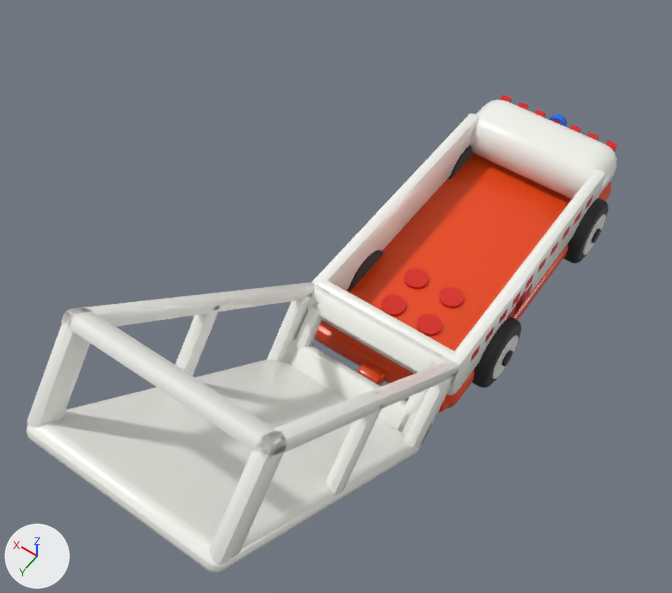
An edit to the glTF model assets/models/toys/krankenwagen.glb, drawn before and after from the same camera.
Rendered twice from a 50 mm camera at (-1.03, 2.42, 3.12) aimed at (0.13, 0.79, 0.57). The lights are fixed; the arrows at lower left show +X, +Y and +Z. The first picture is the older version. Where no turn or scale is listed for an object, it has been applied to the vertices. Vertices at exactly the same position are counted once.

In view in the first picture: 'body', 'wheel-back-right', 'wheel-front-right' and 2 more.
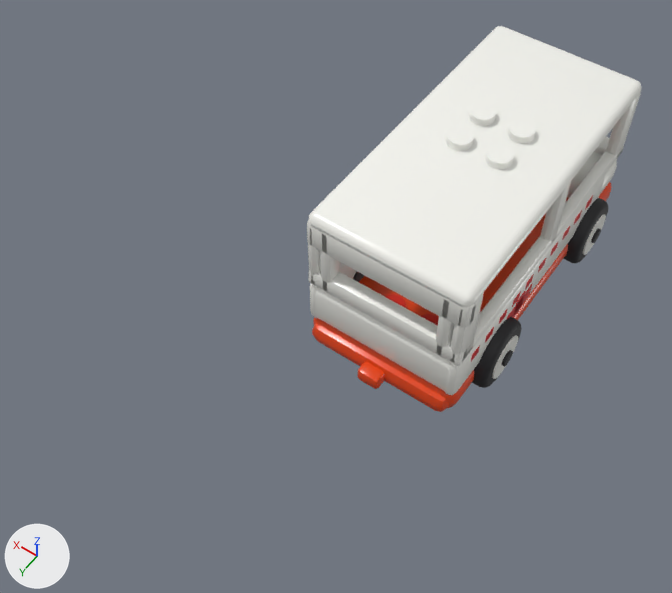
Boxes (x1, y1, x2, y2) around the edits, measured in the pictures (672 x 593 px):
'body', reshaped
    before: (26, 95, 617, 573)
    after: (310, 152, 617, 412)
'roof', added
    after: (307, 26, 642, 366)
part 1 of me_body, deleted
    before: (26, 282, 459, 573)

Edits to the bpy script that builds the scene:
```text
Change me_body:
    used by ob_body; location = (0.0, 0.0, 0.0)
    remove me_body.from_pydata(...)  # 2090 vertices, 3928 faces; spans x -0.33..0.33, y -0.73..1.91, z 0.07..1.28
    add me_body.from_pydata(...)  # 1140 vertices, 2088 faces; spans x -0.33..0.33, y -0.73..0.77, z 0.07..0.4
    me_body part 1: 16 loose pieces with 950 vertices, spanning x -0.33..0.33, y 0.68..1.91, z 0.13..1.28, are deleted
Add me_roof:
    me_roof.from_pydata(...)  # 948 vertices, 1836 faces; spans x -0.33..0.33, y -1.327..0.016, z 0.0..0.409
    me_roof.materials.append(mat_duplo_white)  # white #f6f6f0
Add ob_roof:
    ob_roof = bpy.data.objects.new('roof', me_roof)
    ob_roof.location = (0.0, 0.684, 0.404)
```
